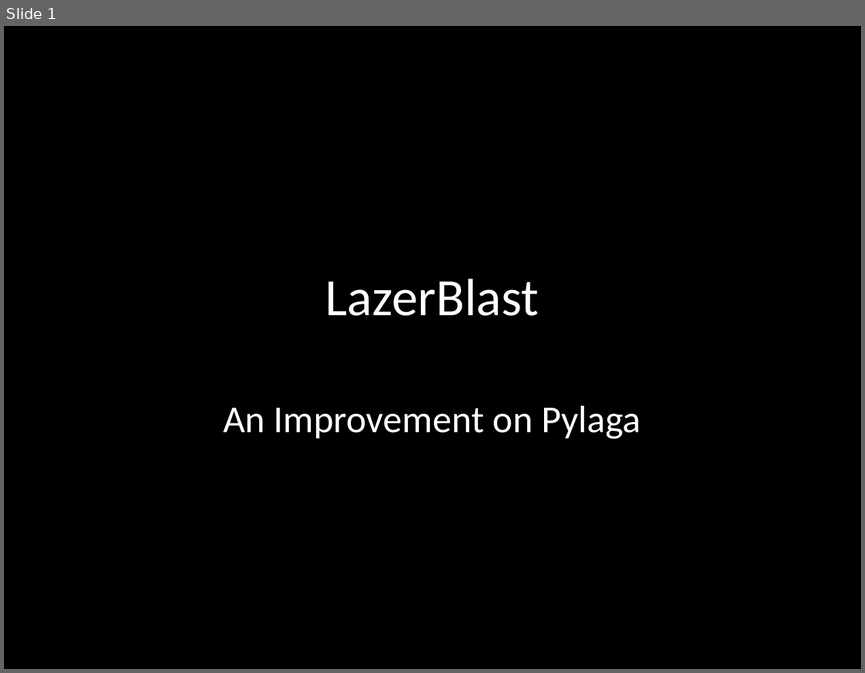
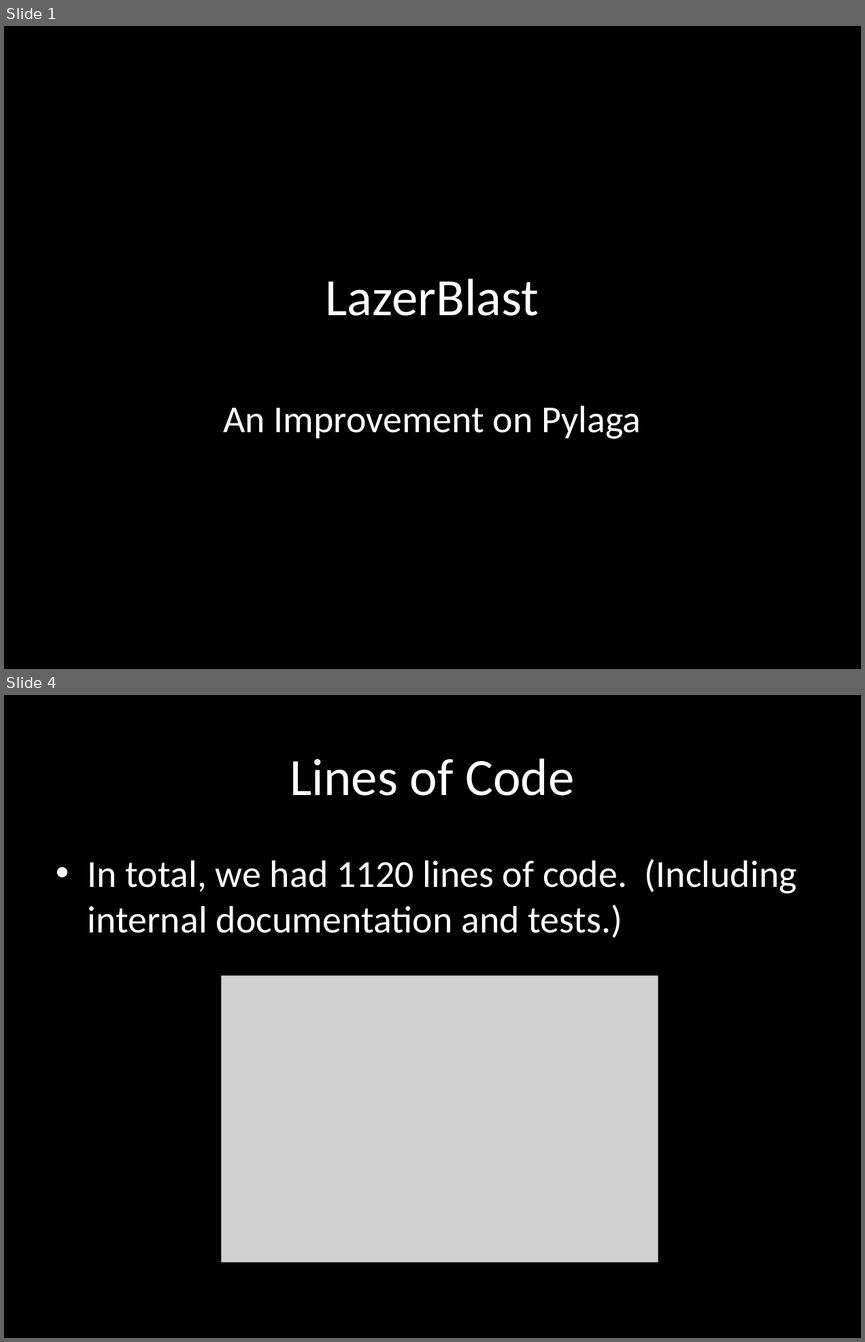
Before and after one commit to terrencepreilly/CPS410, a slide deck: final_presentation/Presentation.pptx. Shown one above the other, each under a label of ours: slide 1 before the commit, slides 1 and 4 after it; the slides between them are not shown. The pictures are 865x673 and 865x1342 pixels, drawn with LibreOffice and Linux fonts; fonts in the diff are those of the drawing; grey boxes stand for pictures; background and template pictures are left out. Boxes give left, top, right and bottom in pixels: in the first picture for what was removed or moved away, otherwise in the second. Text is boxed around its words. In the diff, an @@ line names an element or a change of style, - is before the commit and + after.

```diff
--- a/final_presentation/Presentation.pptx
+++ b/final_presentation/Presentation.pptx
@@ slide 4 added at bbox=[4, 695, 861, 1338], background #000000 @@
@@ text added at bbox=[290, 758, 574, 796], 44 pt, text #FFFFFF @@
+Lines of Code
@@ text added at bbox=[88, 859, 797, 938], 32 pt, text #FFFFFF @@
+• In total, we had 1120 lines of code. (Including internal documentation and tests.)
@@ picture added at bbox=[222, 976, 657, 1262] @@
```
Also in this commit, not shown: 3 slides changed, 2 other slides added, 13 slides removed, 3 other files.
